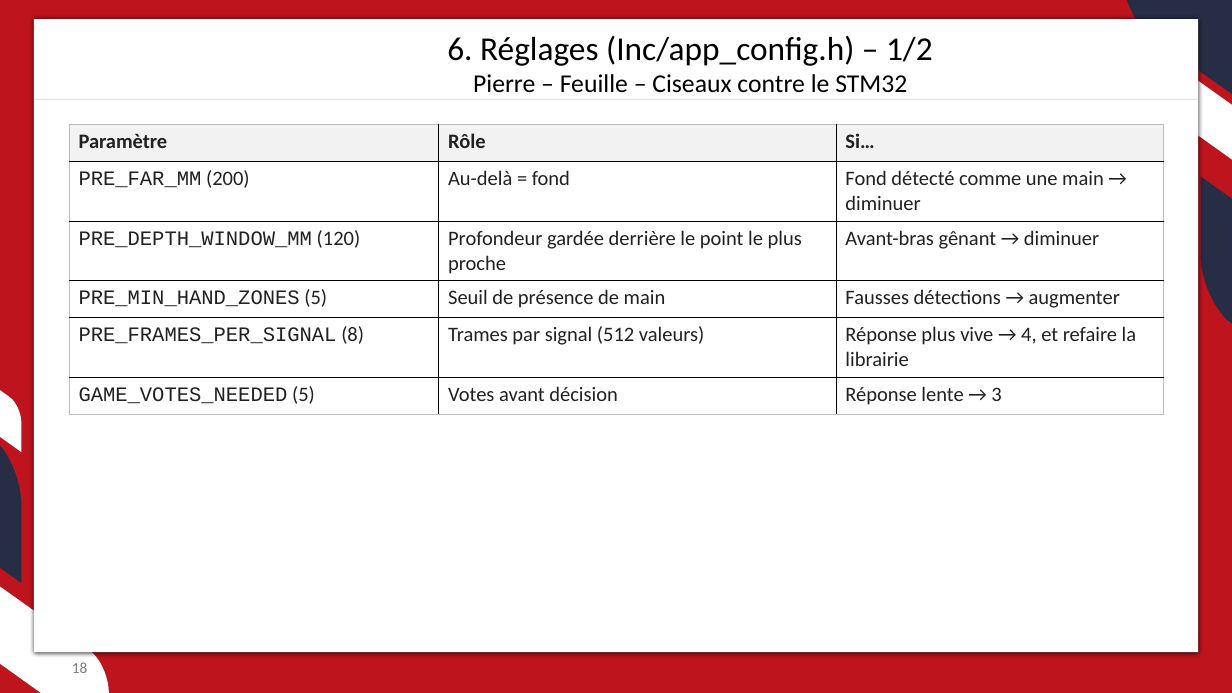
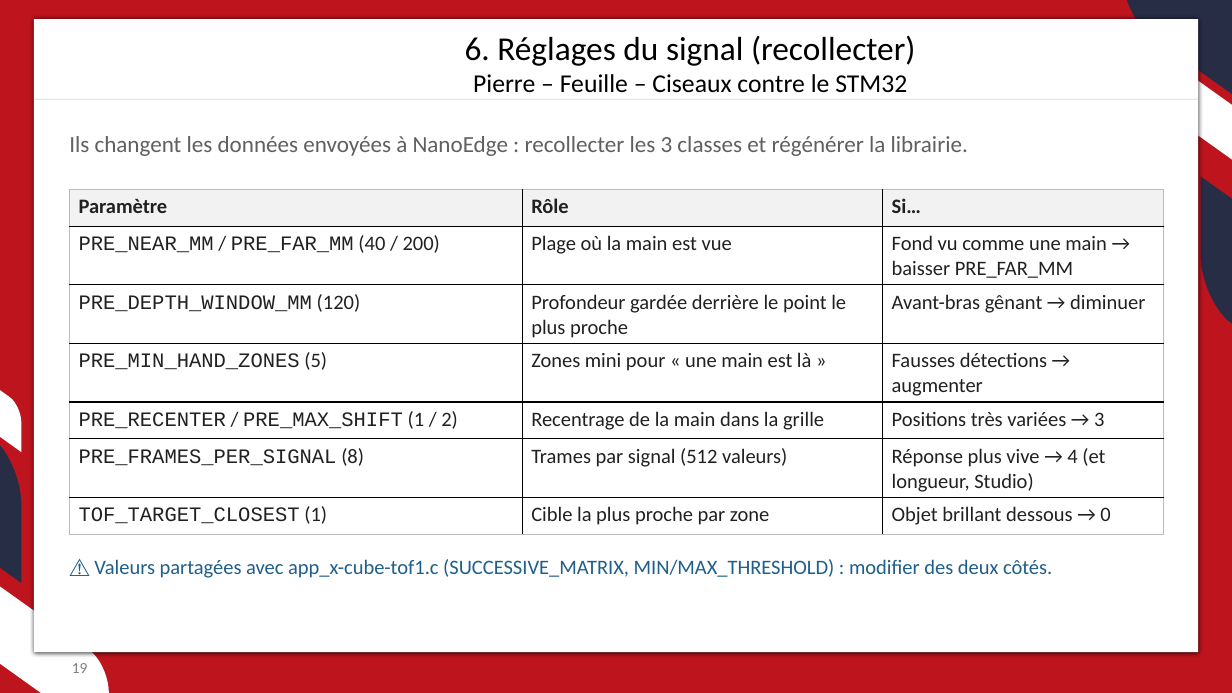
Before and after one commit to JC-Toussaint/ST_Phelma_Hackathon, a slide deck: slide 19 of pierre_feuille_ciseaux/pierre_feuille_ciseaux.pptx (slide 18 before the commit). Drawn at 1232x693 pixels with LibreOffice and Linux fonts; fonts in the diff are those of the drawing; background and template pictures are left out. Boxes give left, top, right and bottom in pixels: in the first picture for what was removed or moved away, otherwise in the second. Text is boxed around its words. In the diff, an @@ line names an element or a change of style, - is before the commit and + after.

```diff
--- a/pierre_feuille_ciseaux/pierre_feuille_ciseaux.pptx
+++ b/pierre_feuille_ciseaux/pierre_feuille_ciseaux.pptx
@@ text at bbox=[465, 35, 915, 66]: text changed @@
-6. Réglages (Inc/app_config.h) – 1/2
+6. Réglages du signal (recollecter)
@@ text added at bbox=[69, 136, 968, 156], 18 pt, text #606060 @@
+Ils changent les données envoyées à NanoEdge : recollecter les 3 classes et régénérer la librairie.
@@ table at bbox=[69, 189, 1164, 529] @@
-row 2: PRE_FAR_MM (200) | Au-delà = fond | Fond détecté comme une main → diminuer
+row 2: PRE_NEAR_MM / PRE_FAR_MM (40 / 200) | Plage où la main est vue | Fond vu comme une main → baisser PRE_FAR_MM
-row 4: PRE_MIN_HAND_ZONES (5) | Seuil de présence de main | Fausses détections → augmenter
-row 5: PRE_FRAMES_PER_SIGNAL (8) | Trames par signal (512 valeurs) | Réponse plus vive → 4, et refaire la librairie
-row 6: GAME_VOTES_NEEDED (5) | Votes avant décision | Réponse lente → 3
+row 4: PRE_MIN_HAND_ZONES (5) | Zones mini pour « une main est là » | Fausses détections → augmenter
+row 5: PRE_RECENTER / PRE_MAX_SHIFT (1 / 2) | Recentrage de la main dans la grille | Positions très variées → 3
+row 6: PRE_FRAMES_PER_SIGNAL (8) | Trames par signal (512 valeurs) | Réponse plus vive → 4 (et longueur, Studio)
+row 7: TOF_TARGET_CLOSEST (1) | Cible la plus proche par zone | Objet brillant dessous → 0
@@ table: place and size @@
-table at bbox=[69, 125, 1164, 409]
+table at bbox=[69, 189, 1164, 529]
@@ text added at bbox=[94, 559, 1052, 578], 16 pt, text #1F5F8B @@
+⚠ Valeurs partagées avec app_x-cube-tof1.c (SUCCESSIVE_MATRIX, MIN/MAX_THRESHOLD) : modifier des deux côtés.
@@ page number at bbox=[72, 663, 88, 673]: text changed @@
-18
+19
```
Also in this commit, not shown: 2 slides added, 1 slide removed, 3 other files.
